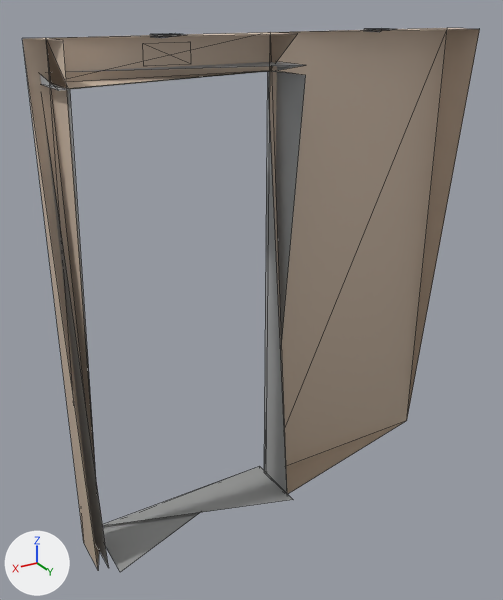
What one commit did to the glTF model models/kit/doorWallM_regocrete.glb.
One viewpoint serves both versions: a camera (50 mm lens) standing at (1.64, 2.48, 2.32) and looking at (0.11, -0.06, 1.05). The axes (+X, +Y, +Z) are drawn at lower left. The lights are the same throughout. The first picture is the older version. Mesh edges are drawn as thin lines. Vertices at exactly the same position are counted once.

Names of what the first picture shows: 'doorWallM_regocrete'.
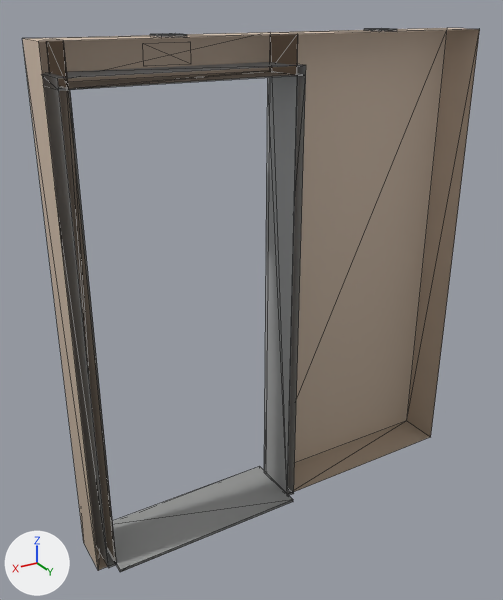
Where the change shows, as pixel boxes (x1, y1, x2, y2) in the pictures (503 x 600 px):
part 1 of me_base, added
    after: (23, 29, 480, 572)

The edits, one by one:
me_base is used by ob_doorwallm_regocrete; location (0.0, 0.0, 0.0).
me_base had 78 vertices, 114 faces and spanned x -1.0..1.0, y -0.2..0.16, z 0.0..2.21.
me_base now has 92 vertices, 154 faces and spans x -1.0..1.0, y -0.2..0.16, z 0.0..2.21.
Part 1, on me_base:
14 vertices are added at x -1.0..1.0, y 0.05..0.16, z 0.0..2.21.
12 new faces join them, mat_concrete.
28 new faces join them, mat_steel.
